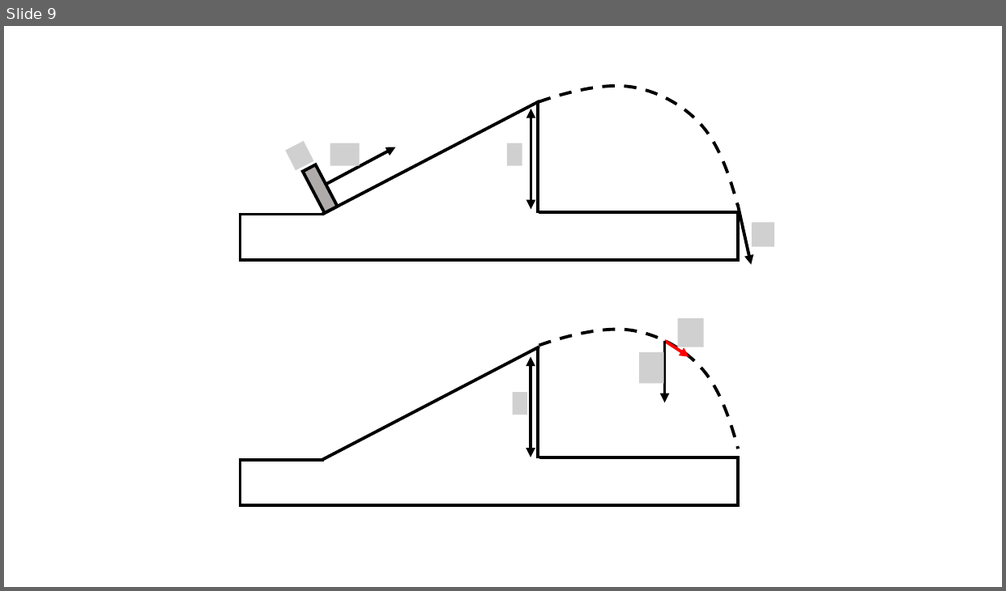
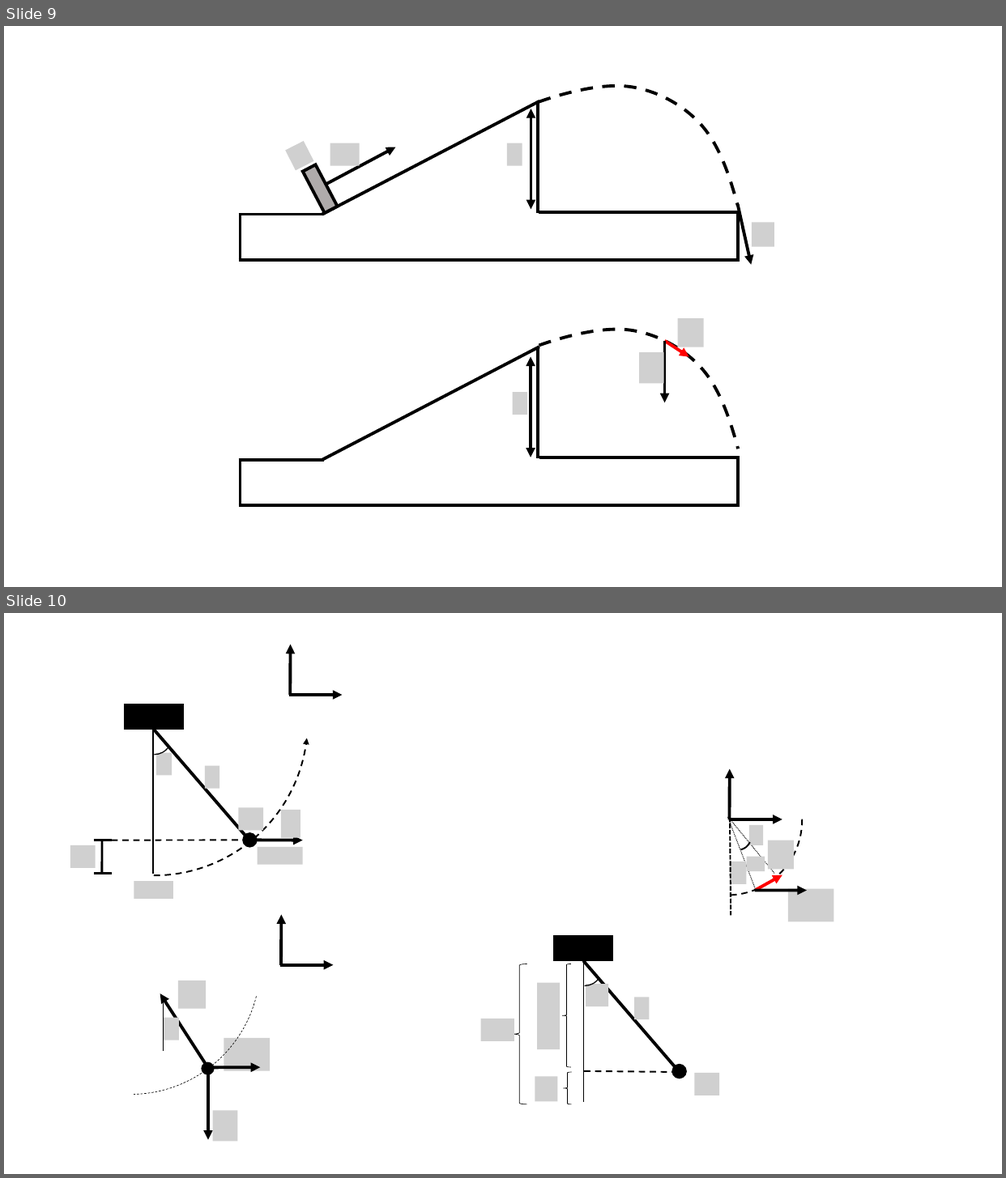
Before and after one commit to OSTP/PhysicsArtofModelling, a slide deck: tex/figures/WorkEnergy/Figures.pptx. Shown one above the other, each under a label of ours: slide 9 before the commit, slides 9 and 10 after it. The pictures are 1006x591 and 1006x1178 pixels, drawn with LibreOffice and Linux fonts; fonts in the diff are those of the drawing; grey boxes stand for pictures; background and template pictures are left out. Boxes give left, top, right and bottom in pixels: in the first picture for what was removed or moved away, otherwise in the second. Text is boxed around its words. In the diff, an @@ line names an element or a change of style, - is before the commit and + after.

```diff
--- a/tex/figures/WorkEnergy/Figures.pptx
+++ b/tex/figures/WorkEnergy/Figures.pptx
@@ slide 10 added at [4, 613, 1002, 1174], background #FFFFFF @@
@@ group added at [4, 613, 371, 939]: 7 pictures, 6 lines, 3 arrows, 2 arc (boxed as its full ellipse)s, 1 rectangle, 1 ellipse @@
@@ group added at [653, 745, 833, 922]: 5 pictures, 4 arrows, 3 lines, 2 arc (boxed as its full ellipse)s @@
@@ group added at [4, 835, 334, 1142]: 5 arrows, 4 pictures, 1 ellipse, 1 arc (boxed as its full ellipse), 1 line @@
@@ group added at [481, 936, 719, 1105]: 6 pictures, 3 lines, 3 left braces, 1 rectangle, 1 ellipse, 1 arc (boxed as its full ellipse) @@
```
Also in this commit, not shown: 1 slide removed.
